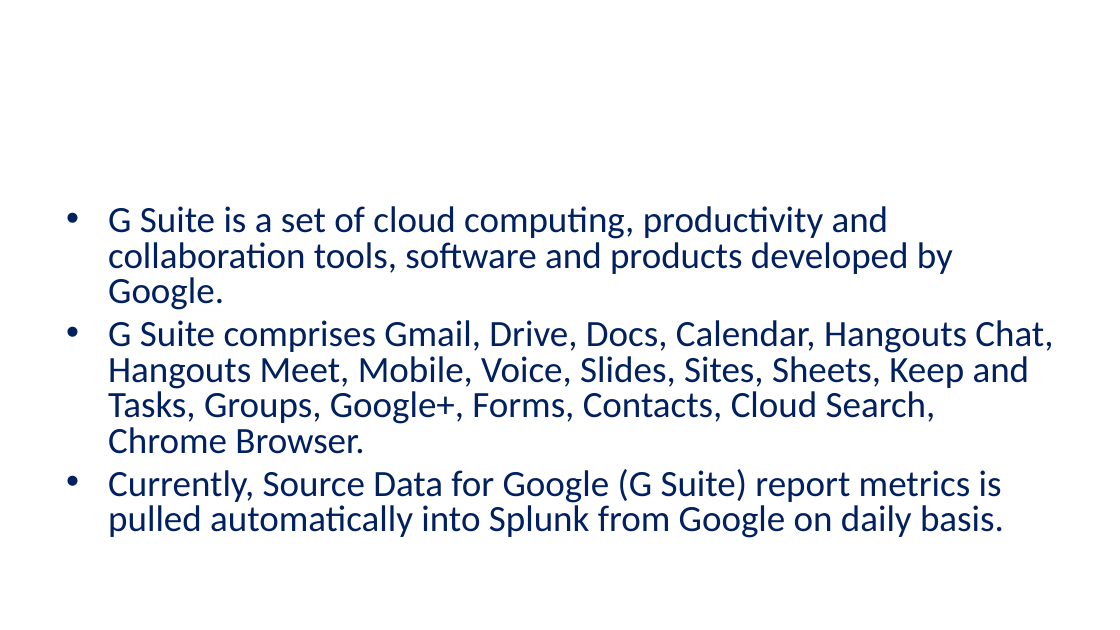
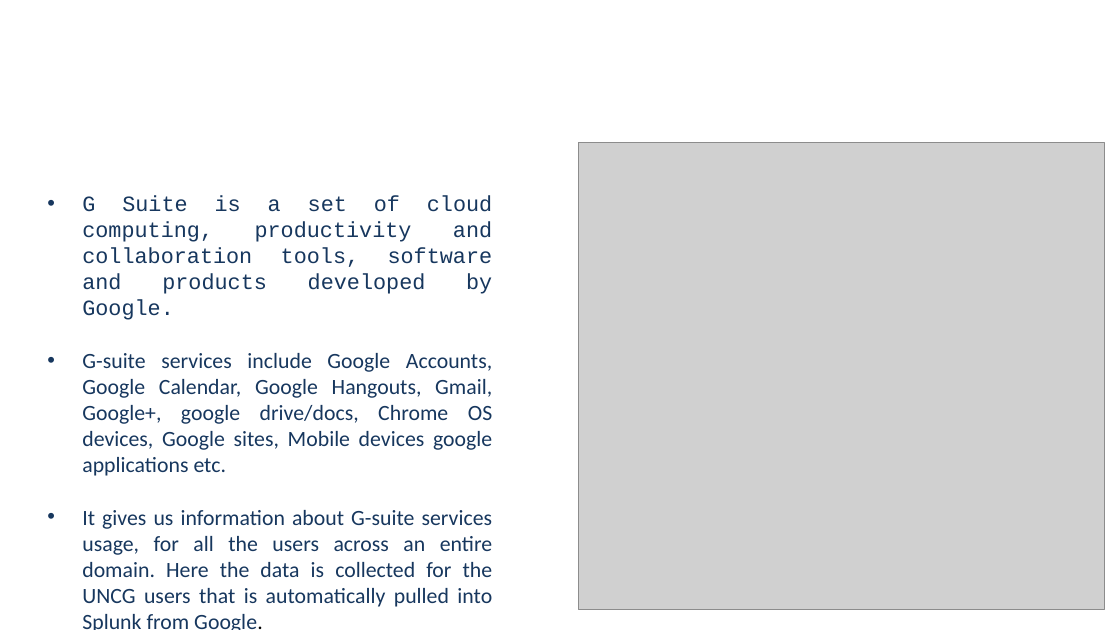
Before and after one commit to UNCG-CSE/G_Suite_Metrics, a slide deck: slide 2 of doc/G-suite review ppt.pptx. Drawn at 1120x630 pixels with LibreOffice and Linux fonts; fonts in the diff are those of the drawing; grey boxes stand for pictures; background and template pictures are left out. Boxes give left, top, right and bottom in pixels: in the first picture for what was removed or moved away, otherwise in the second. Text is boxed around its words. In the diff, an @@ line names an element or a change of style, - is before the commit and + after.

```diff
--- a/doc/G-suite review ppt.pptx
+++ b/doc/G-suite review ppt.pptx
@@ picture added at [579,142,1104,610] @@
@@ text added at [82,195,493,630], 14 pt, text #17375E @@
+• G Suite is a set of cloud computing, productivity and collaboration tools, software and products developed by Google.
+• G-suite services include Google Accounts, Google Calendar, Google Hangouts, Gmail, Google+, google drive/docs, Chrome OS devices, Google sites, Mobile devices google applications etc.
+• It gives us information about G-suite services usage, for all the users across an entire domain. Here the data is collected for the UNCG users that is automatically pulled into Splunk from Google.
@@ text removed at [108,206,1053,538] @@
-• G Suite is a set of cloud computing, productivity and collaboration tools, software and products developed by Google.
-• G Suite comprises Gmail, Drive, Docs, Calendar, Hangouts Chat, Hangouts Meet, Mobile, Voice, Slides, Sites, Sheets, Keep and Tasks, Groups, Google+, Forms, Contacts, Cloud Search, Chrome Browser.
-• Currently, Source Data for Google (G Suite) report metrics is pulled automatically into Splunk from Google on daily basis.
```
Also in this commit, not shown: 3 other slides changed, 3 slides added, 2 slides removed.
